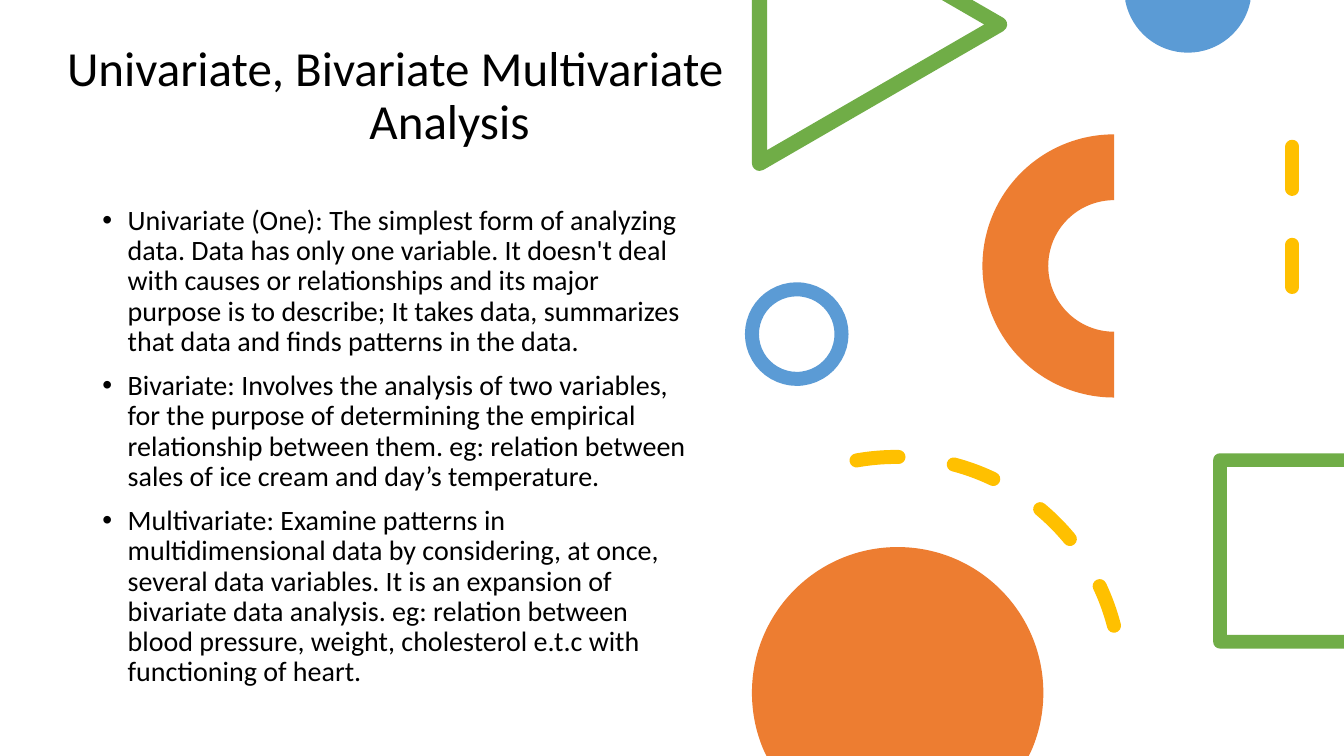
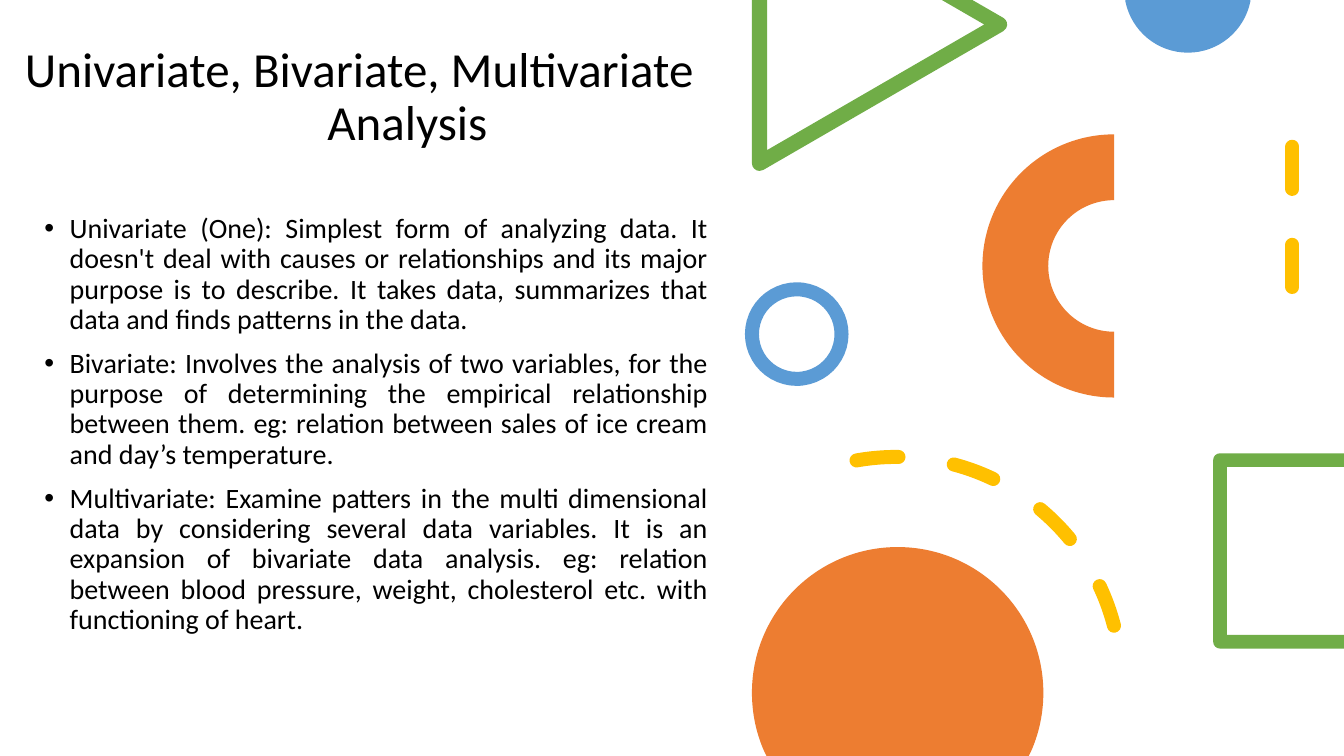
Before and after one commit to vvthakral/data-science-bootcamp, a slide deck: slide 5 of week-4-eda/data_analysis.pptx. Drawn at 1344x756 pixels with LibreOffice and Linux fonts; fonts in the diff are those of the drawing. Boxes give left, top, right and bottom in pixels: in the first picture for what was removed or moved away, otherwise in the second. Text is boxed around its words. In the diff, an @@ line names an element or a change of style, - is before the commit and + after.

```diff
--- a/week-4-eda/data_analysis.pptx
+++ b/week-4-eda/data_analysis.pptx
@@ title at bbox=[25, 53, 694, 148]: text changed @@
-Univariate, Bivariate Multivariate
-Analysis
+Univariate, Bivariate, Multivariate
+Analysis
@@ text "Univariate (One): Simplest form of ...": place and size @@
-text "Univariate (One): Simplest form of ..." at bbox=[128, 209, 685, 686]
+text "Univariate (One): Simplest form of ..." at bbox=[70, 217, 708, 634]
@@ text at bbox=[70, 217, 708, 334]: text changed @@
-• Univariate (One): The simplest form of analyzing data. Data has only one variable. It doesn't deal with causes or relationships and its major purpose is to describe; It takes data, summarizes that data and finds patterns in the data.
+• Univariate (One): Simplest form of analyzing data. It doesn't deal with causes or relationships and its major purpose is to describe. It takes data, summarizes that data and finds patterns in the data.
@@ text at bbox=[70, 353, 707, 469]: alignment left to justified @@
@@ text at bbox=[70, 488, 708, 634]: text changed @@
-• Multivariate: Examine patterns in multidimensional data by considering, at once, several data variables. It is an expansion of bivariate data analysis. eg: relation between blood pressure, weight, cholesterol e.t.c with functioning of heart.
+• Multivariate: Examine patters in the multi dimensional data by considering several data variables. It is an expansion of bivariate data analysis. eg: relation between blood pressure, weight, cholesterol etc. with functioning of heart.
```
Also in this commit, not shown: 3 other slides changed, 2 other files.
